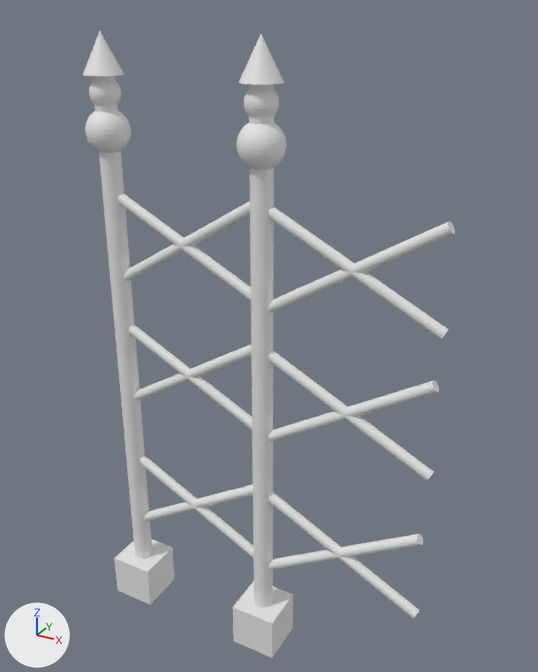
The FBX model Assets/Meshes/Fence/CementeryFence.fbx as it was, and as the next commit left it.
One viewpoint serves both versions: a camera (50 mm lens) standing at (3.86, -4.49, 5.29) and looking at (1.28, 0.19, 2.95). The axes (+X, +Y, +Z) are drawn at lower left. The lights are the same throughout. Where no turn or scale is listed for an object, it has been applied to the vertices.

In view in the first picture: 'CemeteryFence'.
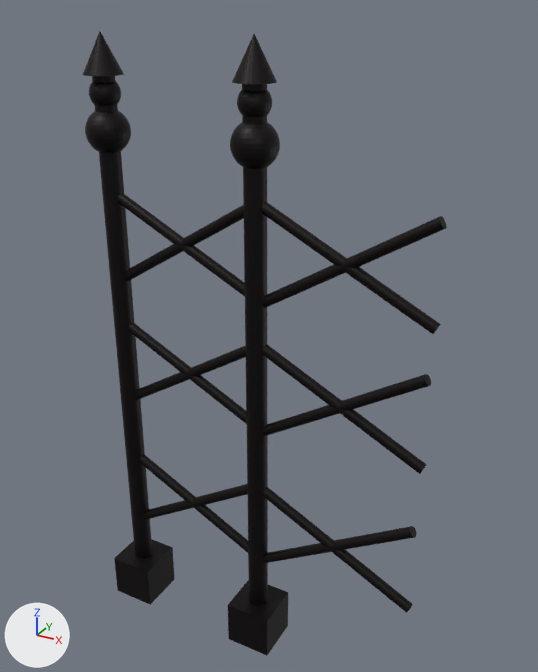
Where the newer file only moved an object's origin or applied its transform, the numbers keep the older frame.

Pixel boxes [x1, y1, x2, y2] of what changed, in the pictures (538 x 672 px; the box of a moved part takes in the faces that stretch with it):
```json
{"object": "CemeteryFence", "change": "reshaped", "before": [83, 31, 455, 658], "after": [83, 31, 447, 656]}
{"part": 1, "of": "me_cone", "change": "moved or reshaped", "before": [238, 34, 284, 85], "after": [232, 34, 277, 84]}
{"part": 2, "of": "me_cone", "change": "moved or reshaped", "before": [233, 581, 293, 658], "after": [228, 580, 288, 656]}
{"part": 3, "of": "me_cone", "change": "moved or reshaped", "before": [268, 206, 449, 340], "after": [262, 202, 441, 334]}
{"part": 4, "of": "me_cone", "change": "moved or reshaped", "before": [268, 350, 434, 481], "after": [262, 344, 427, 474]}
{"part": 5, "of": "me_cone", "change": "moved or reshaped", "before": [268, 492, 419, 618], "after": [263, 487, 413, 613]}
{"part": 6, "of": "me_cone", "change": "moved or reshaped", "before": [268, 221, 455, 313], "after": [262, 216, 447, 308]}
{"part": 7, "of": "me_cone", "change": "moved or reshaped", "before": [268, 380, 439, 442], "after": [263, 374, 431, 436]}
{"part": 8, "of": "me_cone", "change": "moved or reshaped", "before": [268, 534, 423, 570], "after": [263, 526, 416, 563]}
{"part": 9, "of": "me_cone", "change": "added", "after": [95, 105, 118, 112]}
{"part": 10, "of": "me_cone", "change": "moved or reshaped", "before": [236, 84, 287, 608], "after": [230, 84, 280, 605]}
{"part": 11, "of": "me_cone", "change": "moved or reshaped", "before": [129, 324, 253, 554], "after": [128, 322, 248, 550]}
{"part": 12, "of": "me_cone", "change": "added", "after": [92, 76, 152, 559], "on screen": "black"}
{"part": 13, "of": "me_cone", "change": "recoloured", "before": [83, 31, 248, 605], "after": [83, 31, 248, 605], "on screen": "grey to black"}
```

Scene script edits in JSON lines:
```json
{"op": "add", "block": "mat_valla_mat", "code": ["mat_valla_mat = principled_material('Valla_mat')", "mat_valla_mat.base_color = (0.00308, 0.000794, 0.00066)  # black #0a0302", "mat_valla_mat.metallic = 0.506"]}
{"block": "me_cone", "where": "# used by ob_cemeteryfence; location = (0.841, 0.0, 3.92)"}
{"op": "remove", "block": "me_cone", "code": "me_cone.from_pydata(...)  # 2906 vertices, 2602 faces; spans x -1.04..1.88, y -0.2..0.2, z -3.86..1.23"}
{"op": "add", "block": "me_cone", "code": "me_cone.from_pydata(...)  # 3162 vertices, 2738 faces; spans x -1.04..1.82, y -0.2..0.2, z -3.86..1.23"}
{"block": "me_cone", "change": "me_cone part 1: the loose piece of 33 vertices spanning x 0.34..0.64, y -0.15..0.15, z 0.93..1.23 is moved by (-0.05, 0.0, 0.0), in mat_valla_mat (black #0a0302)"}
{"block": "me_cone", "change": "me_cone part 2: the loose piece of 8 vertices spanning x 0.29..0.69, y -0.2..0.2, z -3.86..-3.46 is moved by (-0.05, 0.0, 0.0), in mat_valla_mat (black #0a0302)"}
{"block": "me_cone", "change": "me_cone part 3: the loose piece of 64 vertices spanning x 0.5..1.88, y -0.04..0.04, z -0.62..0.13 is moved by (-0.06, 0.0, 0.03), in mat_valla_mat (black #0a0302)"}
{"block": "me_cone", "change": "me_cone part 4: the loose piece of 64 vertices spanning x 0.5..1.88, y -0.04..0.04, z -1.73..-0.97 is moved by (-0.06, 0.0, 0.04), in mat_valla_mat (black #0a0302)"}
{"block": "me_cone", "change": "me_cone part 5: the loose piece of 64 vertices spanning x 0.5..1.88, y -0.04..0.04, z -3.01..-2.26 is moved by (-0.06, 0.0, 0.03), in mat_valla_mat (black #0a0302)"}
{"block": "me_cone", "change": "me_cone part 6: the loose piece of 64 vertices spanning x 0.52..1.86, y -0.04..0.04, z -0.68..0.17 is moved by (-0.06, 0.0, 0.03), in mat_valla_mat (black #0a0302)"}
{"block": "me_cone", "change": "me_cone part 7: the loose piece of 64 vertices spanning x 0.52..1.86, y -0.04..0.04, z -1.79..-0.94 is moved by (-0.06, 0.0, 0.04), in mat_valla_mat (black #0a0302)"}
{"block": "me_cone", "change": "me_cone part 8: the loose piece of 64 vertices spanning x 0.52..1.86, y -0.04..0.04, z -3.07..-2.22 is moved by (-0.06, 0.0, 0.05), in mat_valla_mat (black #0a0302)"}
{"block": "me_cone", "change": "me_cone part 9: a new loose piece, a 32-sided cylinder along z spanning x -0.93..-0.76, y -0.08..0.08, z 0.65..0.76, in mat_valla_mat (black #0a0302)"}
{"block": "me_cone", "change": "me_cone part 10: 62 vertices moved from x 0.42..0.49, y -0.13..0.13, z 0.35..0.72 to x 0.44..0.54, y -0.14..0.14, z 0.35..0.7; 918 vertices removed from x 0.32..0.66, y -0.17..0.17, z -3.86..0.94; 1046 vertices added at x 0.27..0.61, y -0.17..0.17, z -3.86..0.94"}
{"block": "me_cone", "change": "me_cone part 11: 77 vertices moved from x -0.9..0.49, y -0.04..0.04, z -3.03..-0.96 to x -0.9..0.49, y -0.04..0.04, z -3.03..-0.95; 148 vertices removed from x -0.9..0.49, y -0.04..0.04, z -3.09..-0.97; 148 vertices added at x -0.9..0.49, y -0.04..0.04, z -3.07..-0.96"}
{"block": "me_cone", "change": "me_cone part 12: 64 vertices added at x -0.93..-0.76, y -0.08..0.08, z 0.66..0.82"}
{"block": "me_cone", "change": "me_cone part 13: 1180 faces spanning x -1.04..0.49, y -0.2..0.2, z -3.86..1.23 switch from no material to mat_valla_mat (black #0a0302)"}
```
